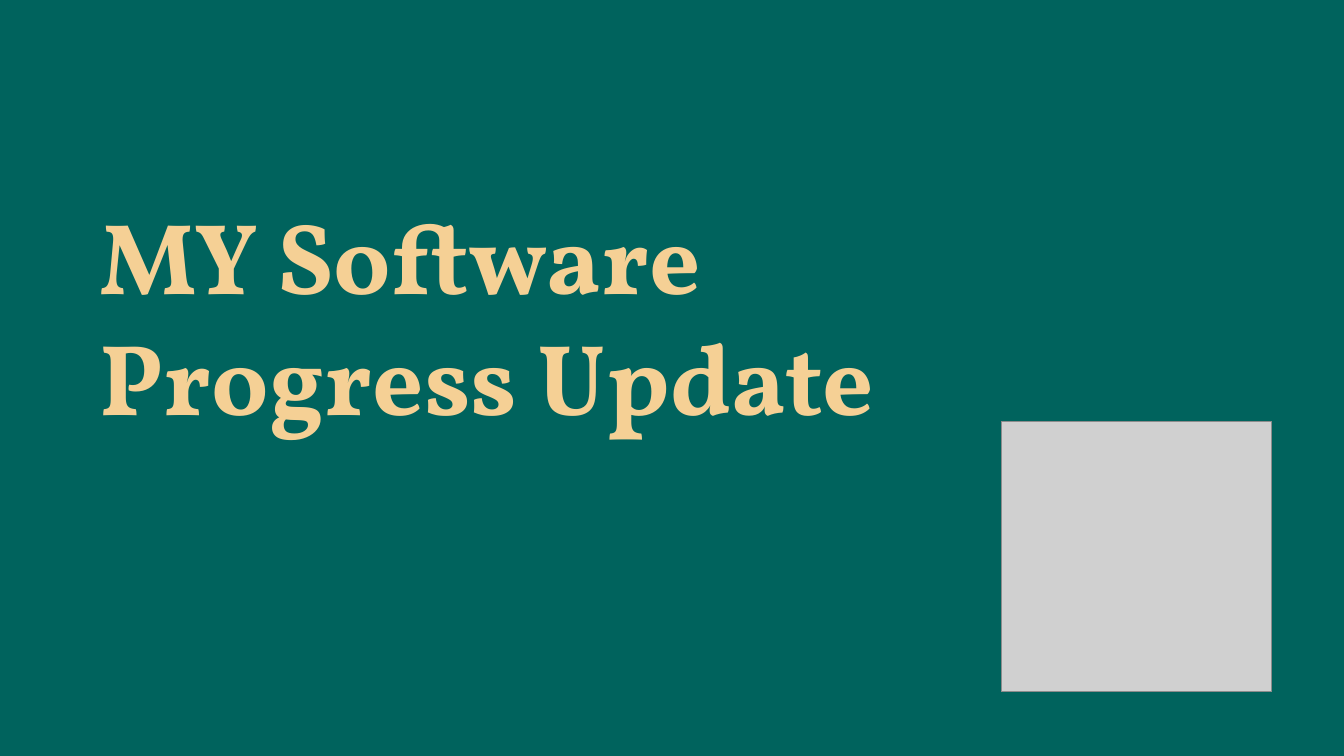
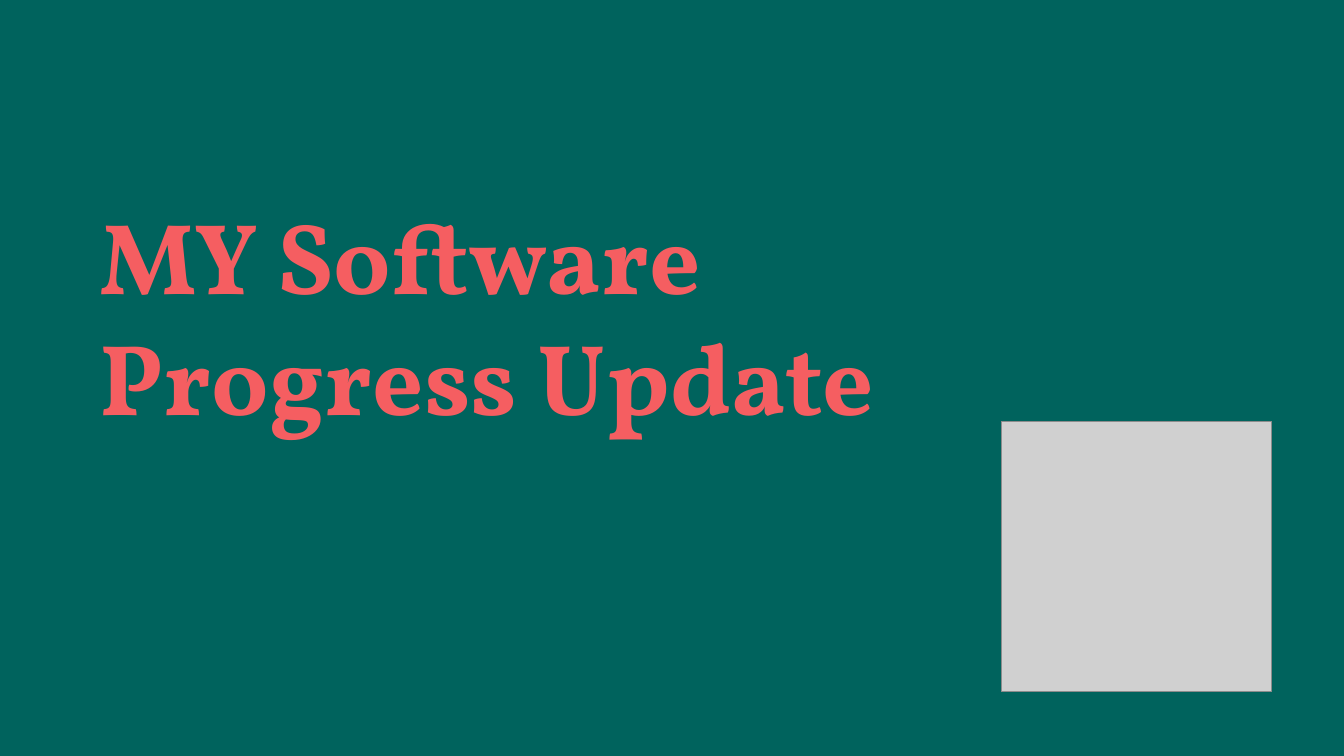
Before and after one commit to CamH04/Enterprise-Project-Group-9, a slide deck: slide 1 of Assignment2/B6 Presentation Documentation and Prototype/presentations/MY Software Presentation 3.pptx. Drawn at 1344x756 pixels with LibreOffice and Linux fonts; fonts in the diff are those of the drawing; grey boxes stand for pictures; background and template pictures are left out. Boxes give left, top, right and bottom in pixels: in the first picture for what was removed or moved away, otherwise in the second. Text is boxed around its words. In the diff, an @@ line names an element or a change of style, - is before the commit and + after.

```diff
--- a/Assignment2/B6 Presentation Documentation and Prototype/presentations/MY Software Presentation 3.pptx
+++ b/Assignment2/B6 Presentation Documentation and Prototype/presentations/MY Software Presentation 3.pptx
@@ title "MY Software" at (x1=99, y1=224, x2=874, y2=440): text colour #F5D095 to #F55E61 @@
```
Also in this commit, not shown: 6 other slides changed, 2 other files.
